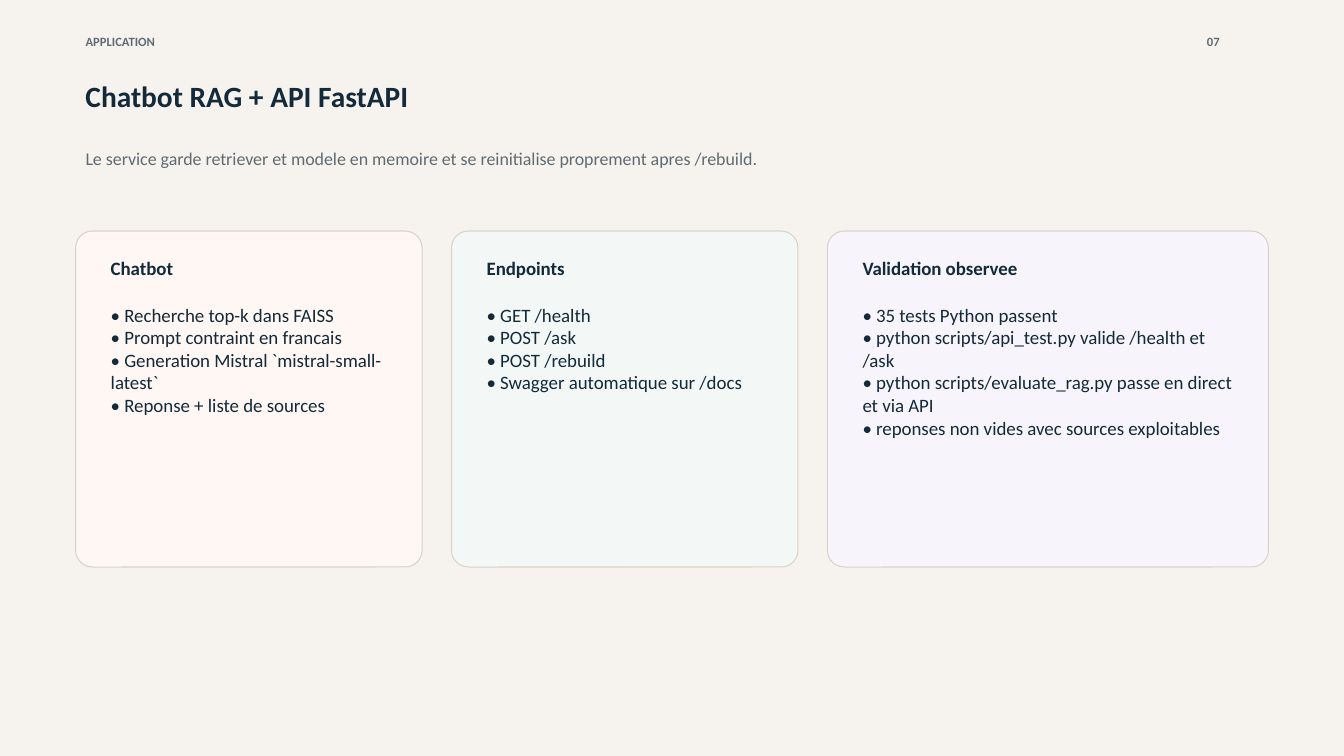
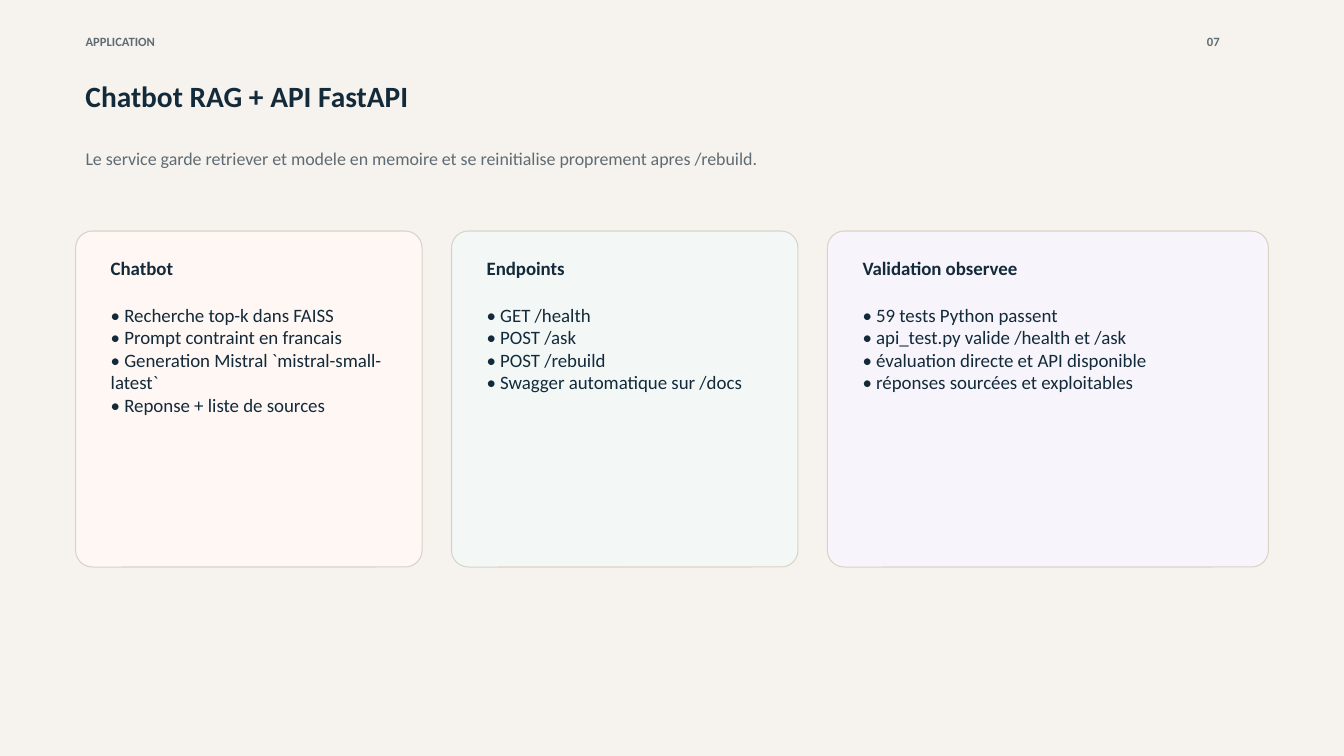
Before and after one commit to hgbe-GH/Projet7, a slide deck: slide 7 of outputs/openagenda-rag-soutenance.pptx. Drawn at 1344x756 pixels with LibreOffice and Linux fonts; fonts in the diff are those of the drawing. Boxes give left, top, right and bottom in pixels: in the first picture for what was removed or moved away, otherwise in the second. Text is boxed around its words. In the diff, an @@ line names an element or a change of style, - is before the commit and + after.

```diff
--- a/outputs/openagenda-rag-soutenance.pptx
+++ b/outputs/openagenda-rag-soutenance.pptx
@@ text at box(876, 309, 1146, 392): text changed @@
-• 35 tests Python passent
-• python scripts/api_test.py valide /health et /ask
-• python scripts/evaluate_rag.py passe en direct et via API
-• reponses non vides avec sources exploitables
+• 59 tests Python passent
+• api_test.py valide /health et /ask
+• évaluation directe et API disponible
+• réponses sourcées et exploitables
```
Also in this commit, not shown: 2 other slides changed, 17 other files.
